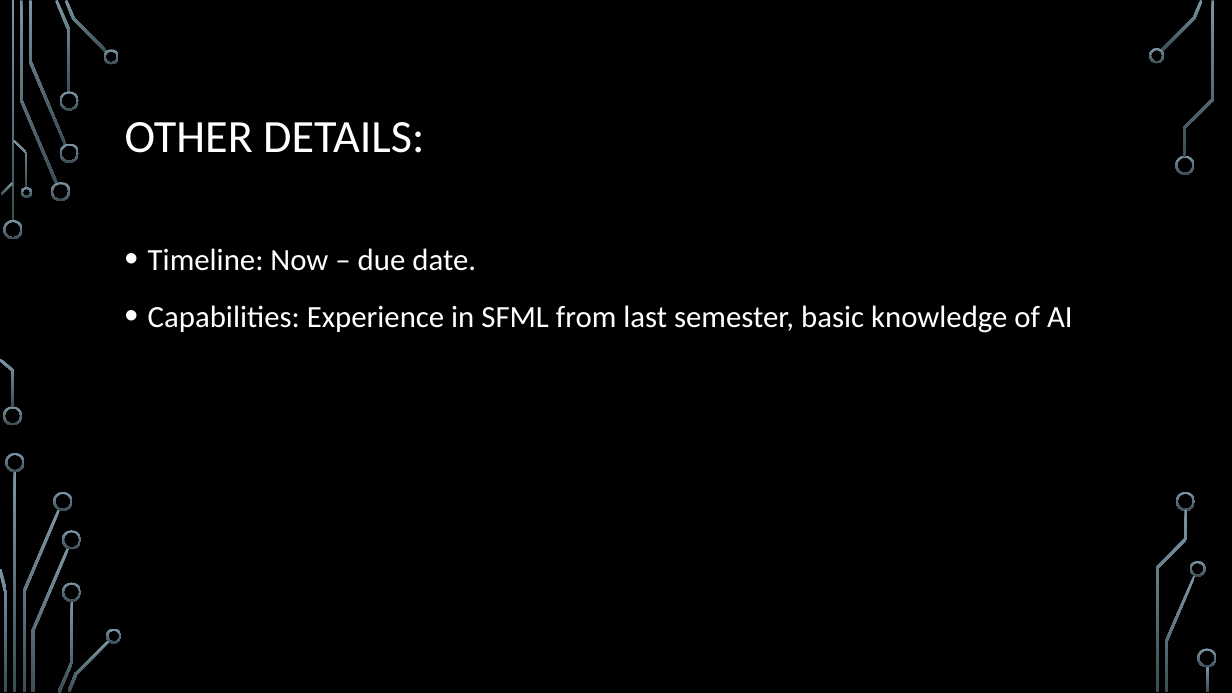
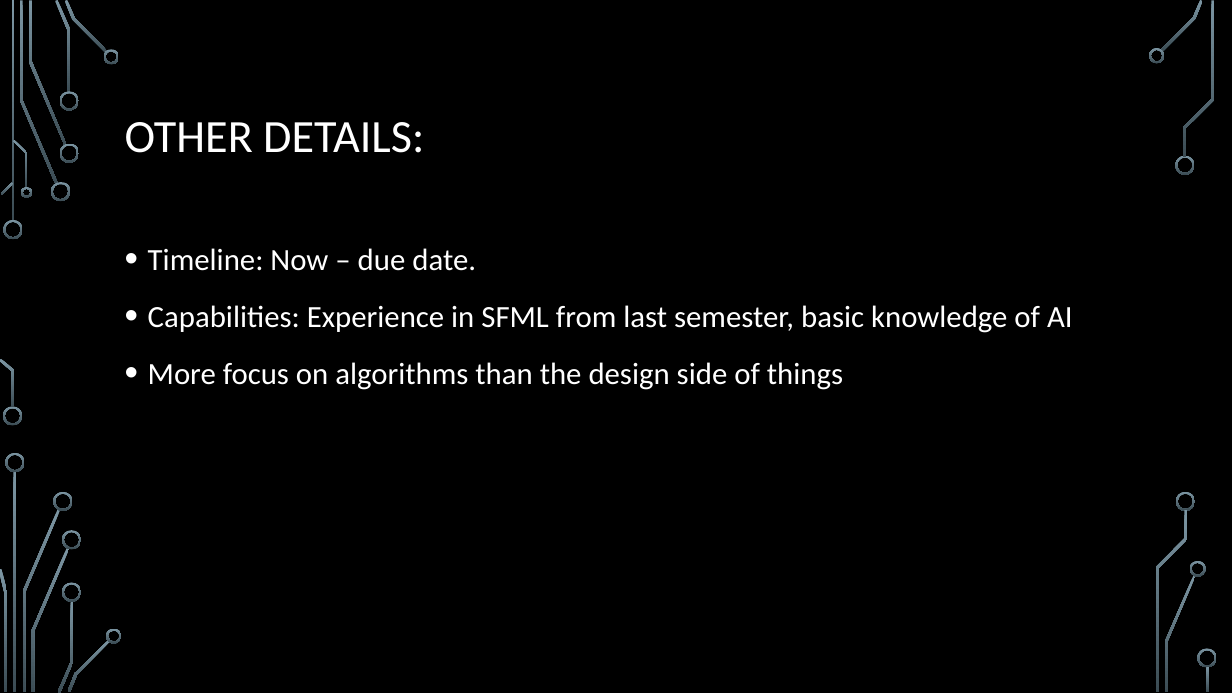
Before and after one commit to scholj05/GameProg_ass1, a slide deck: slide 7 of resources/Assignment 1 proposal.pptx. Drawn at 1232x693 pixels with LibreOffice and Linux fonts; fonts in the diff are those of the drawing; background and template pictures are left out. Boxes give left, top, right and bottom in pixels: in the first picture for what was removed or moved away, otherwise in the second. Text is boxed around its words. In the diff, an @@ line names an element or a change of style, - is before the commit and + after.

```diff
--- a/resources/Assignment 1 proposal.pptx
+++ b/resources/Assignment 1 proposal.pptx
@@ text at (x1=148, y1=362, x2=843, y2=390): paragraph added @@
+• More focus on algorithms than the design side of things
```
Also in this commit, not shown: 2 other slides changed, 10 other files.
